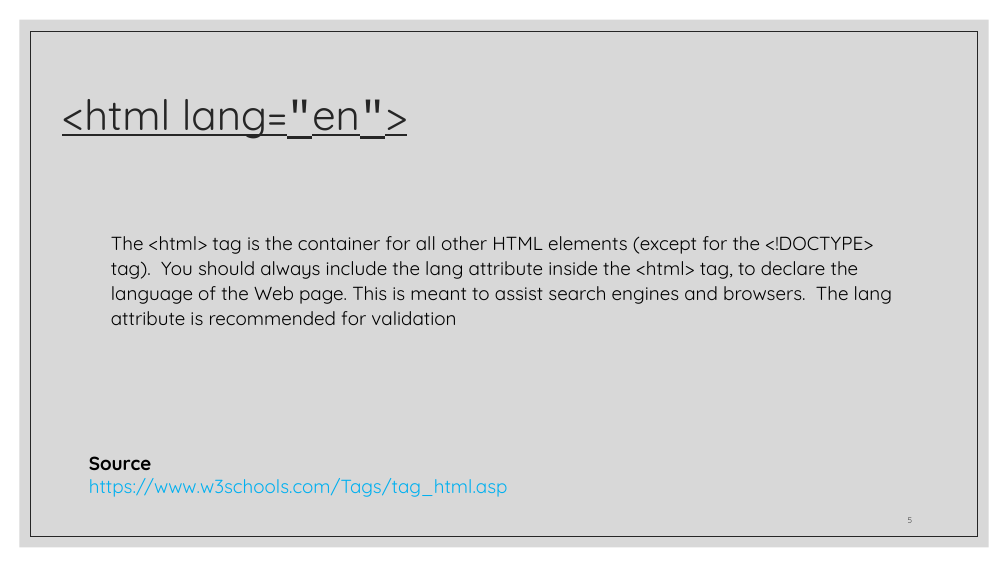
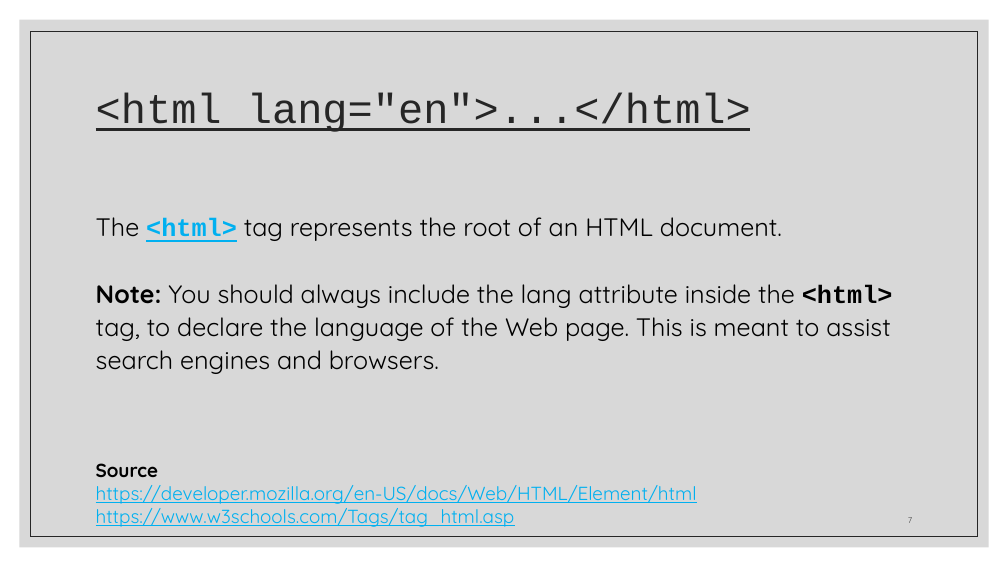
Before and after one commit to zackstotts/base-node-curriculum, a slide deck: slide 7 of unit_00/html_review/Review I - HTML.pptx (slide 5 before the commit). Drawn at 1008x567 pixels with LibreOffice and Linux fonts; fonts in the diff are those of the drawing. Boxes give left, top, right and bottom in pixels: in the first picture for what was removed or moved away, otherwise in the second. Text is boxed around its words. In the diff, an @@ line names an element or a change of style, - is before the commit and + after.

Commit message:
Updating HTML review.

```diff
--- a/unit_00/html_review/Review I - HTML.pptx
+++ b/unit_00/html_review/Review I - HTML.pptx
@@ title at (96, 92, 751, 132): text changed; font Quicksand to Courier New @@
-<html lang="en">
+<html lang="en">...</html>
@@ text "The <html> tag represents the ..." at (96, 217, 893, 374): vertical alignment top to middle @@
@@ text at (96, 217, 893, 374): text changed; size 18 to 24 pt @@
-The <html> tag is the container for all other HTML elements (except for the <!DOCTYPE> tag). You should always include the lang attribute inside the <html> tag, to declare the language of the Web page. This is meant to assist search engines and browsers. The lang attribute is recommended for validation
+The <html> tag represents the root of an HTML document.
+Note: You should always include the lang attribute inside the <html> tag, to declare the language of the Web page. This is meant to assist search engines and browsers.
@@ text "Source": place and size @@
-text "Source" at (89, 456, 508, 497)
+text "Source" at (96, 463, 697, 527)
@@ text at (96, 485, 697, 504): paragraph added @@
+https://developer.mozilla.org/en-US/docs/Web/HTML/Element/html
@@ text at (96, 503, 515, 527): underline on in "https://www.w3schools.com/Tags/tag_html.asp" @@
```
Also in this commit, not shown: 19 other slides changed, 7 slides added, 3 slides removed.
